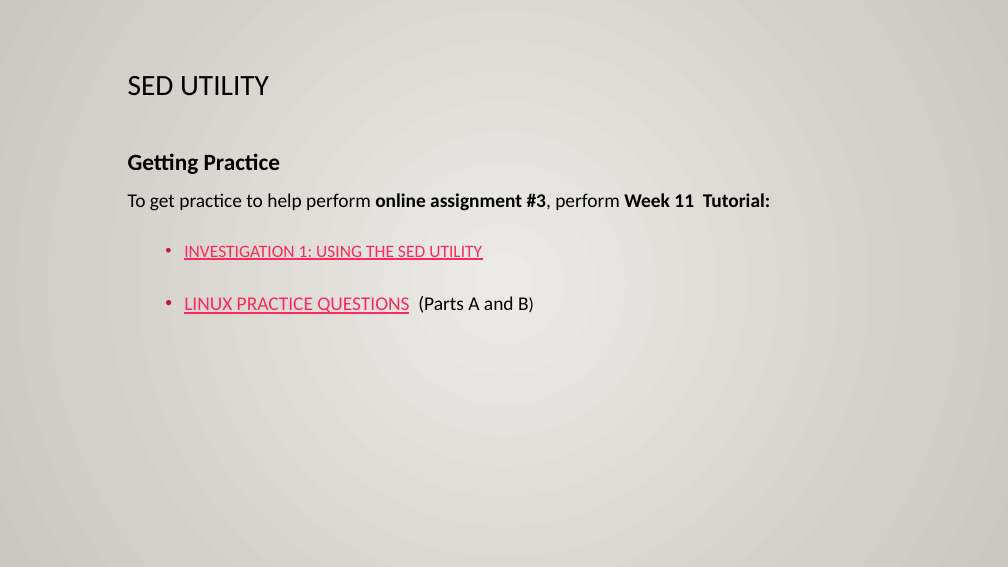
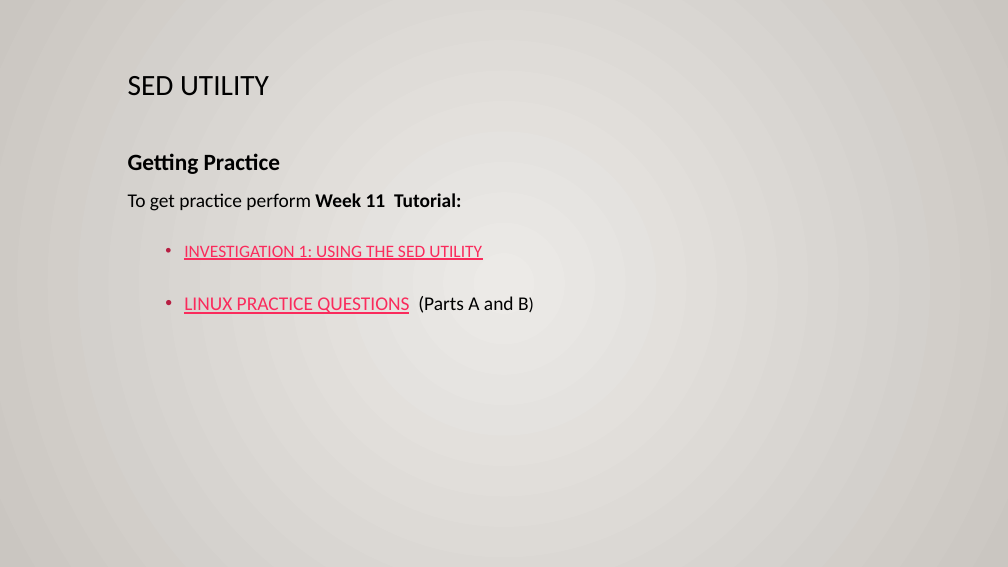
Before and after one commit to OSL640/slides, a slide deck: slide 14 of OSL640-Week11.pptx. Drawn at 1008x567 pixels with LibreOffice and Linux fonts; fonts in the diff are those of the drawing. Boxes give left, top, right and bottom in pixels: in the first picture for what was removed or moved away, otherwise in the second. Text is boxed around its words. In the diff, an @@ line names an element or a change of style, - is before the commit and + after.

Commit message:
Removed references to assignments.

```diff
--- a/OSL640-Week11.pptx
+++ b/OSL640-Week11.pptx
@@ text at <box>128,193,461,211</box>: text changed @@
-To get practice to help perform online assignment #3, perform Week 11 Tutorial:
+To get practice perform Week 11 Tutorial:
```
Also in this commit, not shown: 1 other slide changed, 13 other files.
